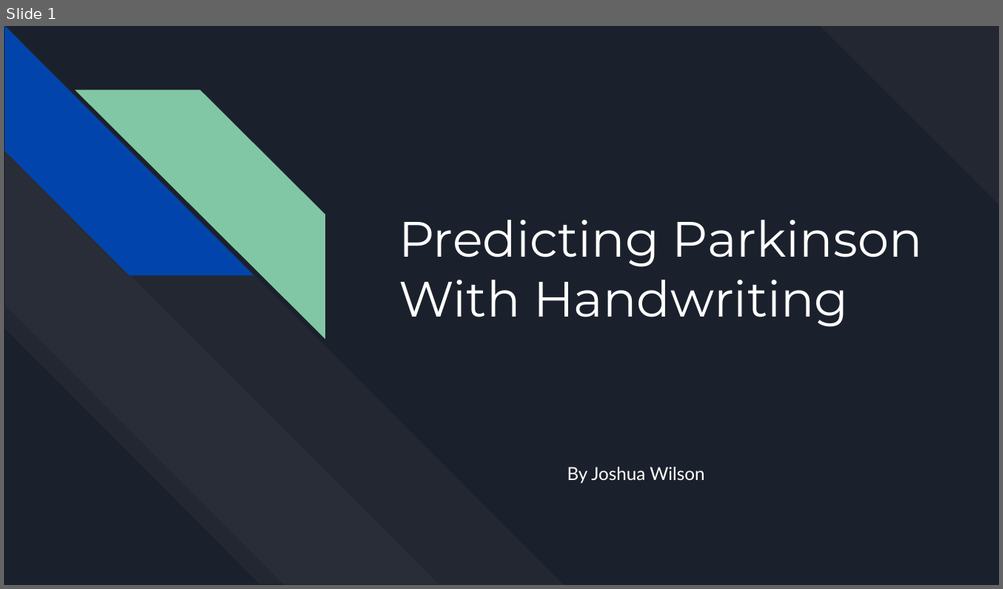
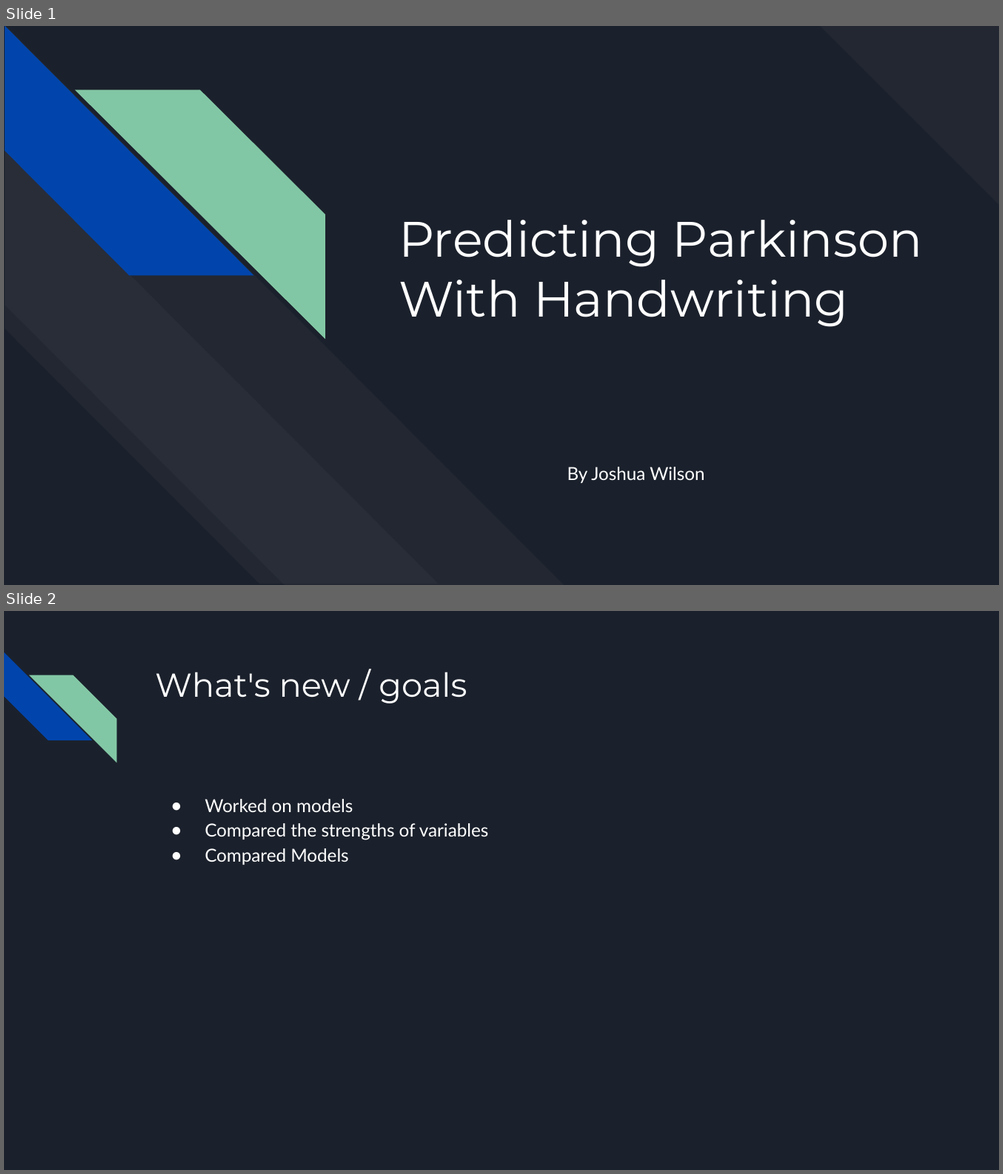
Before and after one commit to jwwils/Parkinsons_Data, a slide deck: Predicting Parkinson With Handwritting.pptx. Shown one above the other, each under a label of ours: slide 1 before the commit, slides 1 and 2 after it. The pictures are 1003x589 and 1003x1174 pixels, drawn with LibreOffice and Linux fonts; fonts in the diff are those of the drawing. Boxes give left, top, right and bottom in pixels: in the first picture for what was removed or moved away, otherwise in the second. Text is boxed around its words. In the diff, an @@ line names an element or a change of style, - is before the commit and + after.

```diff
--- a/Predicting Parkinson With Handwritting.pptx
+++ b/Predicting Parkinson With Handwritting.pptx
@@ slide 2 added at (4, 611, 999, 1170), background #1B212C @@
@@ diag stripe added at (4, 652, 91, 741), fill #0145AC @@
@@ diag stripe added at (29, 675, 116, 762), fill #82C7A5 @@
@@ title added at (155, 672, 466, 703), 24 pt, text #FFFFFF @@
+What's new / goals
@@ text added at (205, 799, 488, 865), 13 pt, text #FFFFFF @@
+● Worked on models
+● Compared the strengths of variables
+● Compared Models
```
Also in this commit, not shown: 7 other slides added, 13 slides removed.
